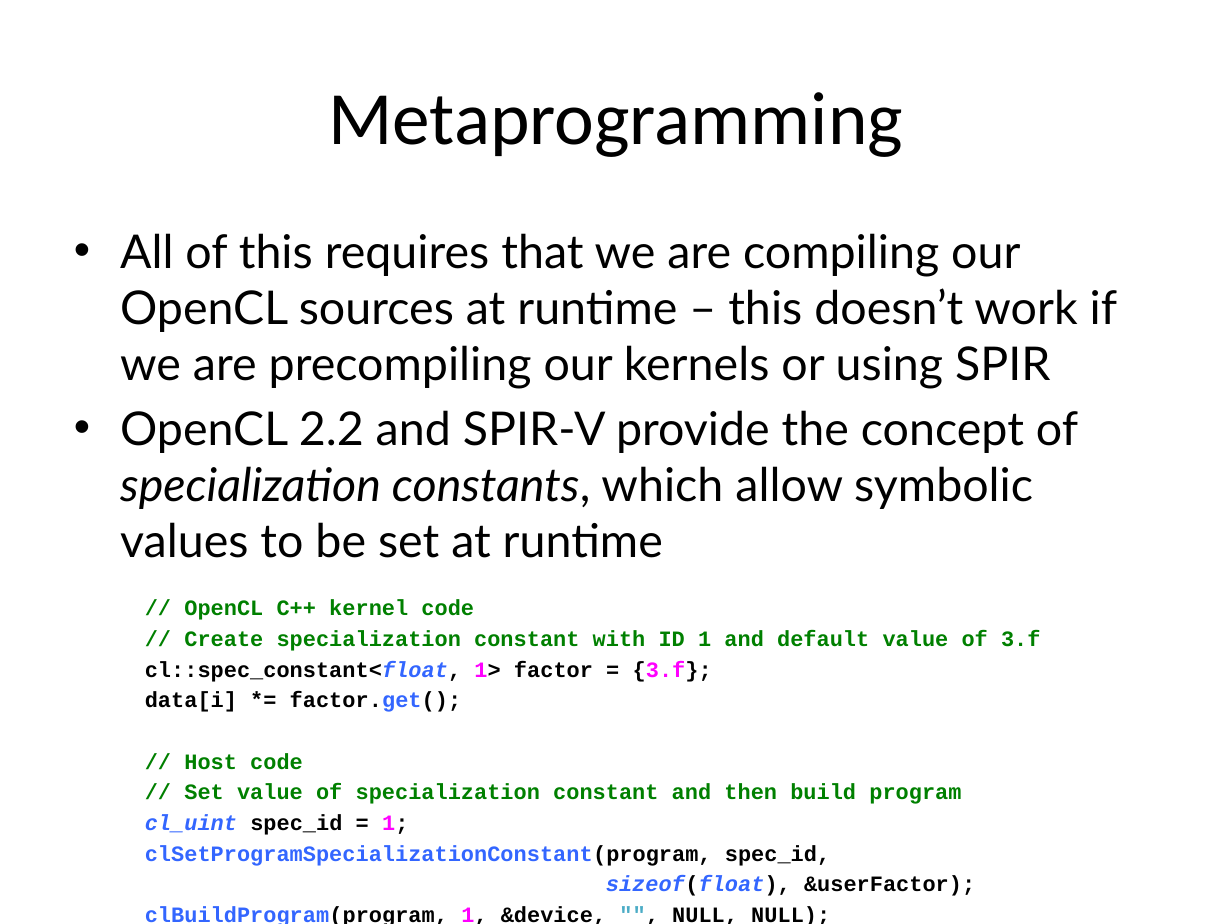
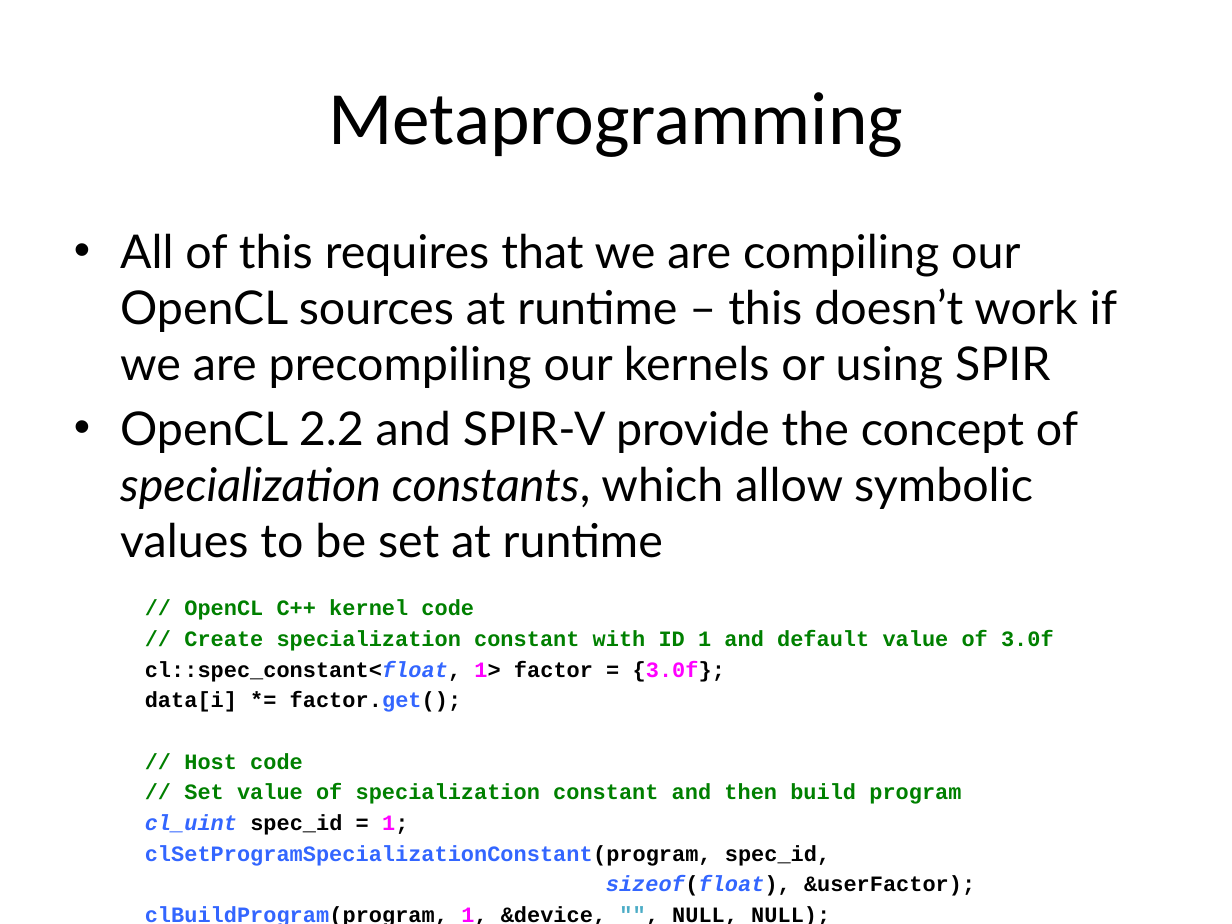
Before and after one commit to UoB-HPC/opencl-training-code, a slide deck: slide 23 of slides/advanced_part2.pptx. Drawn at 1232x924 pixels with LibreOffice and Linux fonts; fonts in the diff are those of the drawing. Boxes give left, top, right and bottom in pixels: in the first picture for what was removed or moved away, otherwise in the second. Text is boxed around its words. In the diff, an @@ line names an element or a change of style, - is before the commit and + after.

```diff
--- a/slides/advanced_part2.pptx
+++ b/slides/advanced_part2.pptx
@@ text at (145, 630, 1054, 682): text changed @@
-// Create specialization constant with ID 1 and default value of 3.f
-cl::spec_constant<float, 1> factor = {3.f};
+// Create specialization constant with ID 1 and default value of 3.0f
+cl::spec_constant<float, 1> factor = {3.0f};
```
Also in this commit, not shown: 2 other slides changed.
